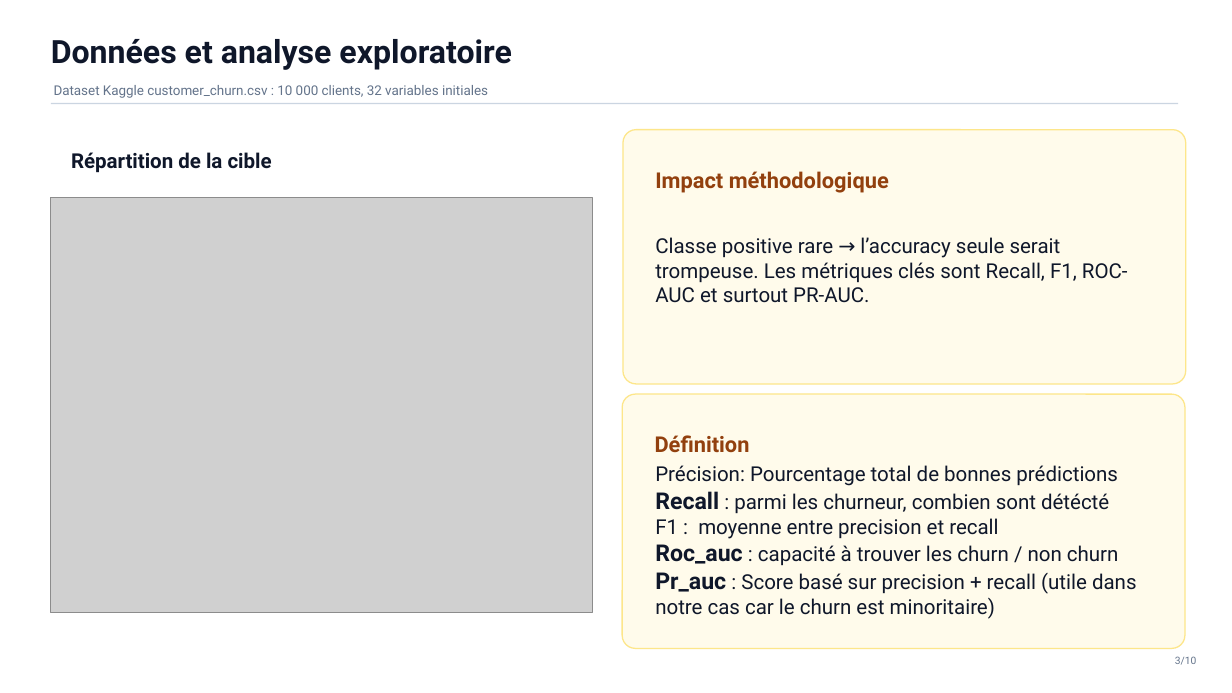
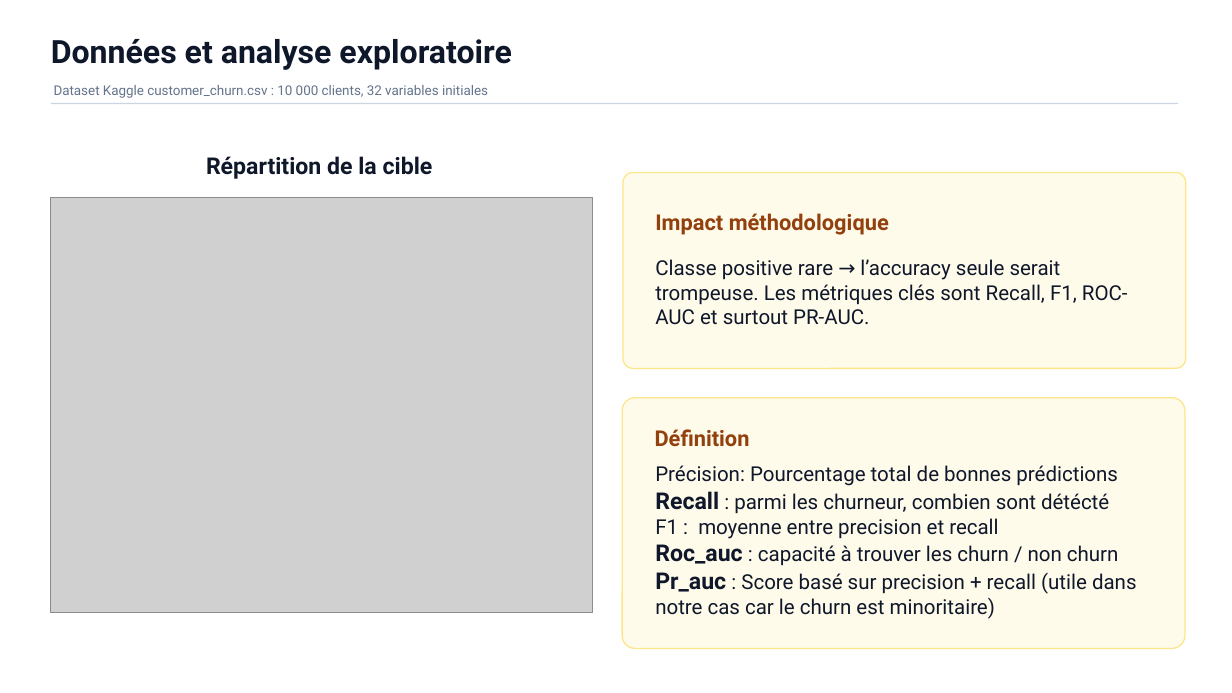
Before and after one commit to NerdBat/Projet-data-science, a slide deck: slide 5 of presentation data science.pptx. Drawn at 1232x693 pixels with LibreOffice and Linux fonts; fonts in the diff are those of the drawing; grey boxes stand for pictures. Boxes give left, top, right and bottom in pixels: in the first picture for what was removed or moved away, otherwise in the second. Text is boxed around its words. In the diff, an @@ line names an element or a change of style, - is before the commit and + after.

```diff
--- a/presentation data science.pptx
+++ b/presentation data science.pptx
@@ text "Répartition de la cible": place and size @@
-text "Répartition de la cible" at <box>71,152,272,173</box>
+text "Répartition de la cible" at <box>206,156,433,179</box>
@@ text "Répartition de la cible" at <box>206,156,433,179</box>: size 16 to 18 pt @@
@@ rounded rectangle: place and size @@
-rounded rectangle at <box>623,129,1186,384</box>
+rounded rectangle at <box>623,173,1186,369</box>
@@ text "Impact méthodologique": place and size @@
-text "Impact méthodologique" at <box>655,171,889,193</box>
+text "Impact méthodologique" at <box>655,213,889,235</box>
@@ text "Classe positive rare → l’accuracy ...": place and size @@
-text "Classe positive rare → l’accuracy ..." at <box>655,237,1128,303</box>
+text "Classe positive rare → l’accuracy ..." at <box>655,259,1128,325</box>
@@ text "Définition": place and size @@
-text "Définition" at <box>655,435,750,453</box>
+text "Définition" at <box>655,429,750,447</box>
@@ text removed at <box>1175,656,1197,665</box> @@
-3/10
```
Also in this commit, not shown: 13 other slides changed, 1 other file.
